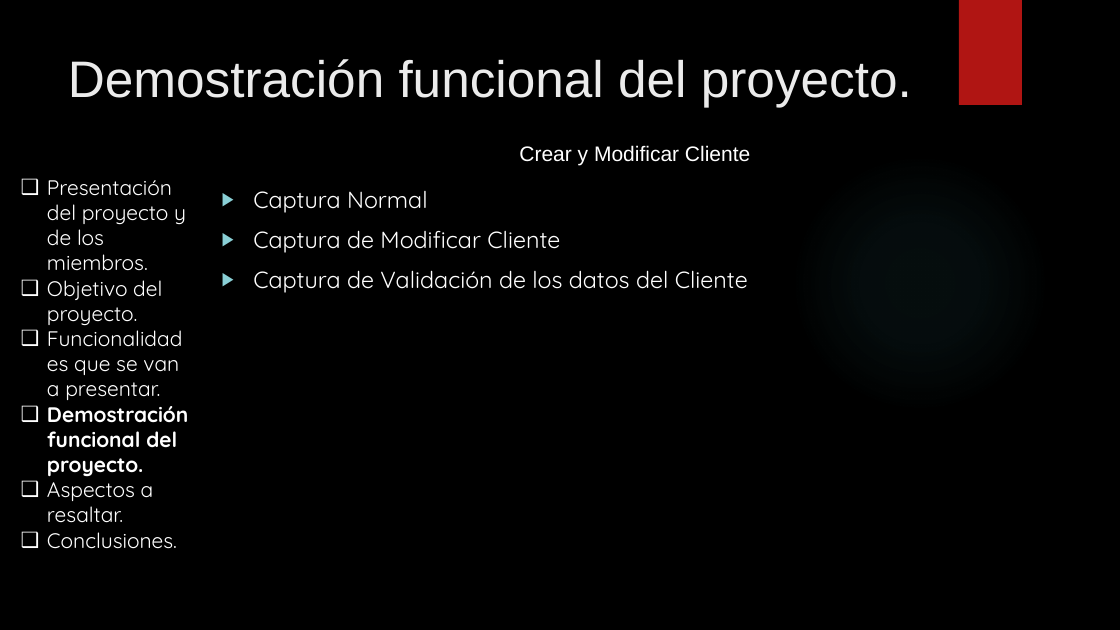
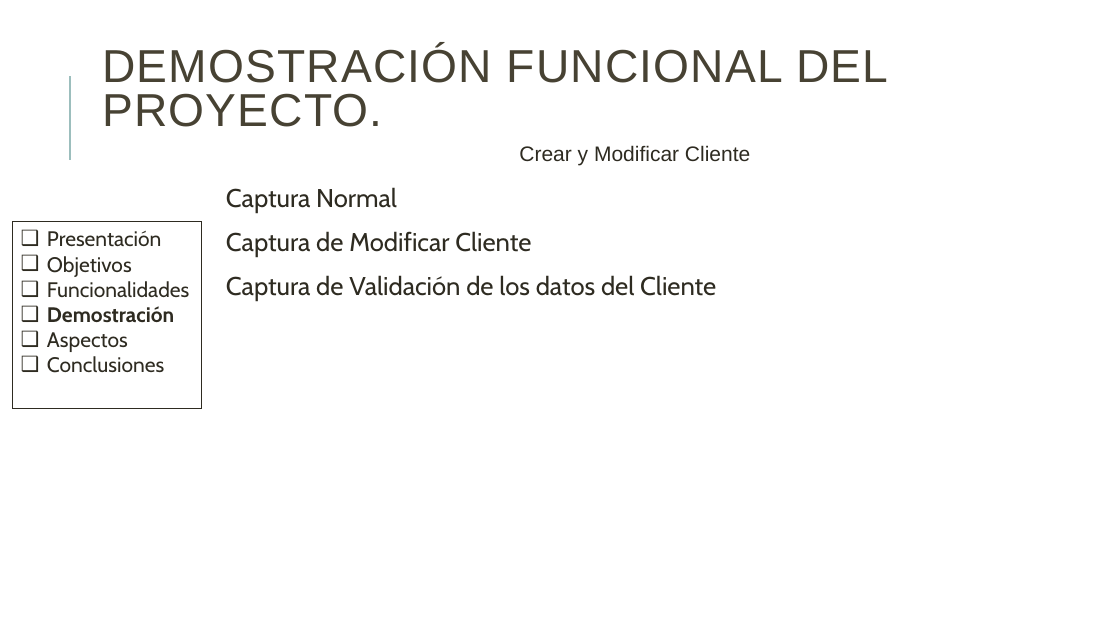
Before and after one commit to danielallhoff/M17-G4-AirDSS, a slide deck: slide 7 of AIRDSS.pptx. Drawn at 1120x630 pixels with LibreOffice and Linux fonts; fonts in the diff are those of the drawing; background and template pictures are left out. Boxes give left, top, right and bottom in pixels: in the first picture for what was removed or moved away, otherwise in the second. Text is boxed around its words. In the diff, an @@ line names an element or a change of style, - is before the commit and + after.

```diff
--- a/AIRDSS.pptx
+++ b/AIRDSS.pptx
@@ background picture (left out) to #FFFFFF @@
@@ rectangle removed at <box>959,0,1022,105</box> @@
@@ title "DEMOSTRACIÓN FUNCIONAL DEL PROYECTO." at <box>102,45,888,127</box>: vertical alignment top to middle @@
@@ title at <box>102,45,888,127</box>: text changed; size 44 to 39.6 pt; text colour #EBEBEB to #474233 @@
-Demostración funcional del proyecto.
+DEMOSTRACIÓN FUNCIONAL DEL PROYECTO.
@@ line added from (70, 160) to (70, 76), #9CBEBD 1.5 pt @@
@@ text "Crear y Modificar Cliente" at <box>519,145,750,165</box>: text colour #FFFFFF to #2E2B21 @@
@@ ellipse removed at <box>791,154,1049,413</box> @@
@@ text removed at <box>47,180,188,549</box> @@
-❑ Presentación del proyecto y de los miembros.
-❑ Objetivo del proyecto.
-❑ Funcionalidades que se van a presentar.
-❑ Demostración funcional del proyecto.
-❑ Aspectos a resaltar.
-❑ Conclusiones.
@@ text "Captura Normal" at <box>226,187,716,301</box>: size 20 to 22 pt, font Quicksand to Cabin, text colour #FFFFFF to #2E2B21; bullet ▶ to  ; line spacing 1 to 0.9; more space between paragraphs; bullet colour #8AD0D6 to #9CBEBD @@
@@ rectangle added at <box>13,222,202,408</box>, outline #2E2B21 0.75 pt, 18 pt, text #2E2B21 @@
+❑ Presentación
+❑ Objetivos
+❑ Funcionalidades
+❑ Demostración
+❑ Aspectos
+❑ Conclusiones
```
Also in this commit, not shown: 7 other slides changed, 4 slides added, 1 slide removed, 1 other file.
